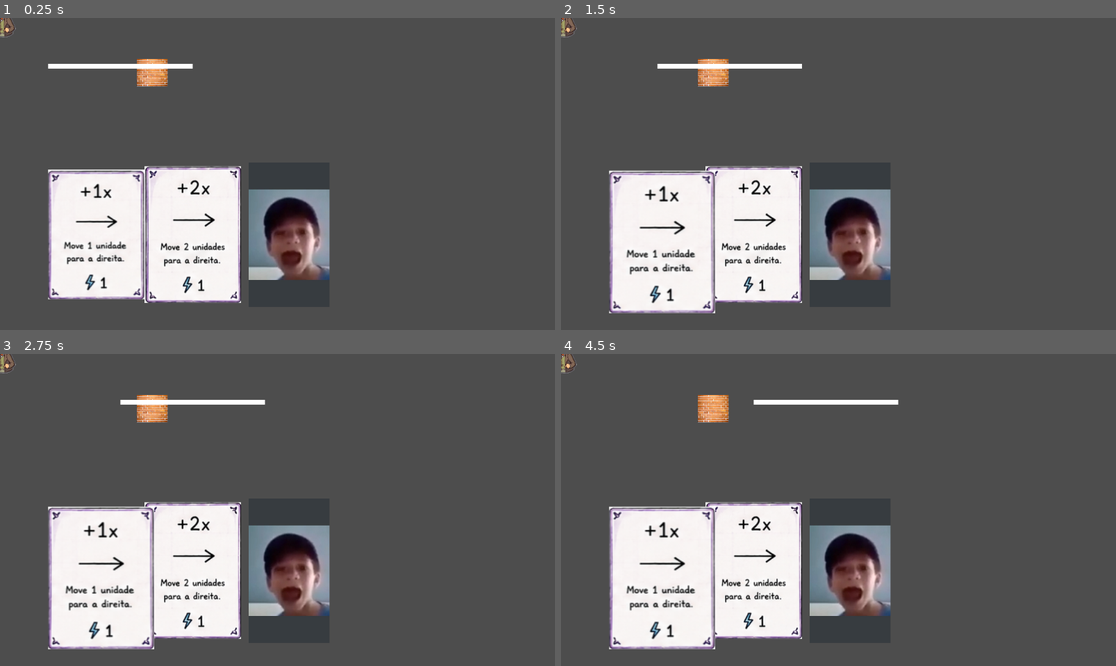
Above: before the commit, frames 1-4 (two rows, left to right).
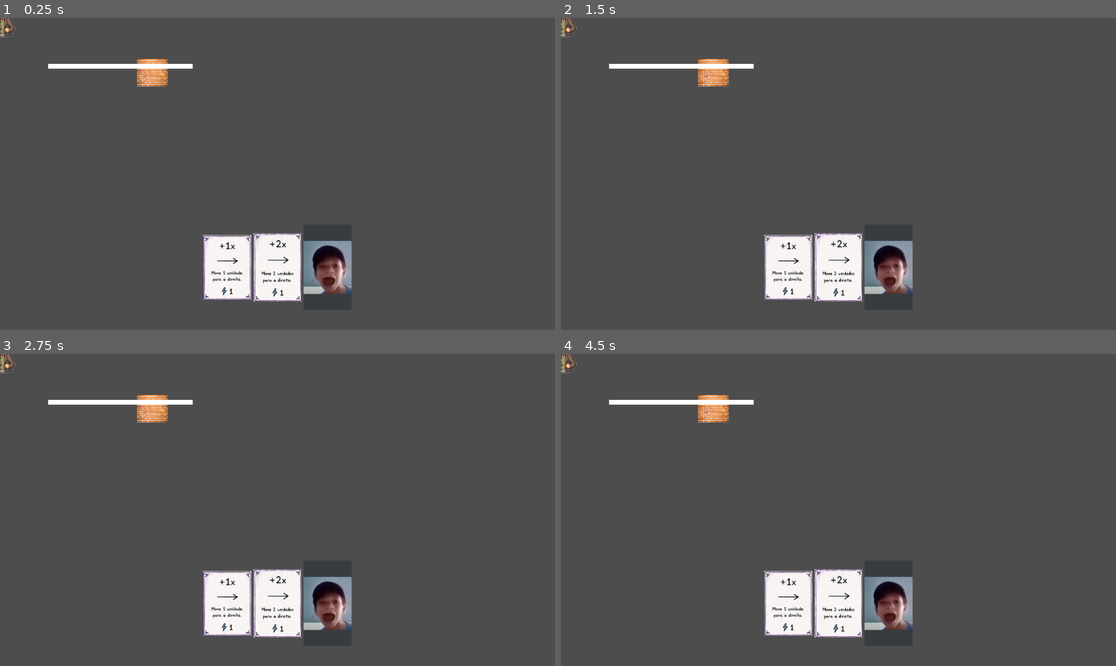
Above: after the commit, the same moments.

Repository: catolica-faculdade/incognita-deck
Game: Godot game, scene res://main/main.tscn
Two runs of this game, one before a commit and one after it. Both use one fixed random seed, a clock stepped at 60 frames per second and the inputs below. Before the commit the project starts from res://main/main.level.tscn.
Inputs (mouse positions are in pixels of both pictures, inside the frame that each line leads up to):
- Up to frame 1 (0.25 s): no input
- Up to frame 2 (1.5 s): click (655, 233) at 0.52 s; click (660, 242) at 1.27 s
- Up to frame 3 (2.75 s): click (99, 578) at 2.02 s
- Up to frame 4 (4.5 s): tap Enter at 2.75, 4.25 s; tap Space at 3.5 s

The runs differ from the first frame. In frame 1, 20% of the frame differs, in the area x 8-64%, y 47-92%; in frame 2, 21%; in frame 3, 21%; in frame 4, 21%, in the area x 8-64%, y 14-95%.

Commit message:
feat: add modules to separate UI (hud) from world

Diff:
--- a/card/card.gd
+++ b/card/card.gd
@@ -10,27 +10,26 @@
 var default_texture = preload("res://assets/placeholder.jpg")
 
 var tween: Tween
+var world
+
+signal pressed(value, axis)
 
 func setup(data):
 	card_data = data
-	custom_minimum_size = Vector2(200, 300)
-	size = Vector2(200, 300)
-
-	print(card_data)
+	custom_minimum_size = Vector2(100, 200)
+	size = Vector2(100, 200)
 
 	if card_data.has("texture"):
-		texture_rect.texture = card_data["texture"]
+		texture_rect.texture = card_data.texture
 	else:
 		texture_rect.texture = default_texture
 
 	button.pressed.connect(_on_pressed)
 
 func _on_pressed():
-
-	get_parent().apply_card(
-		card_data["value"],
-		card_data["axis"]
-	)
+	var value = card_data["value"]
+	var axis = card_data["axis"]
+	pressed.emit(value, axis)
 
 func _on_hover():
 	z_index = 10
--- a/card/card.tscn
+++ b/card/card.tscn
@@ -2,7 +2,7 @@
 
 [ext_resource type="Script" uid="uid://0khpxl8yje0r" path="res://card/card.gd" id="1_fjcud"]
 
-[node name="Control" type="Control" unique_id=603163865]
+[node name="Card" type="Control" unique_id=603163865]
 layout_mode = 3
 anchors_preset = 0
 script = ExtResource("1_fjcud")
@@ -22,9 +22,14 @@
 anchors_preset = 15
 anchor_right = 1.0
 anchor_bottom = 1.0
+offset_left = -4.0
+offset_top = -4.0
+offset_right = 4.0
+offset_bottom = 4.0
 grow_horizontal = 2
 grow_vertical = 2
 flat = true
 
+[connection signal="pressed" from="." to="." method="_on_pressed"]
 [connection signal="mouse_entered" from="Button" to="." method="_on_hover"]
 [connection signal="mouse_exited" from="Button" to="." method="_on_exit"]
--- /dev/null
+++ b/interface/interface.gd
@@ -0,0 +1,27 @@
+extends CanvasLayer
+
+@onready var card_container = $MarginContainer/Control/HBoxContainer
+
+const CARDS = preload("res://card/card_database.gd").CARDS
+const card_scene = preload("res://card/card.tscn")
+var world
+
+func _ready() -> void:
+	create_card(CARDS[0])
+	create_card(CARDS[1])
+	create_card(CARDS[2])
+
+# func _process(delta: float) -> void:
+#	pass
+
+func create_card(data):
+	var card = card_scene.instantiate()
+	card_container.add_child(card)
+	card.pressed.connect(_on_card_pressed)
+	card.setup(data)
+
+func set_world(w):
+	world = w
+
+func _on_card_pressed(value, axis):
+	world.apply_card(value, axis)
--- /dev/null
+++ b/interface/interface.tscn
@@ -0,0 +1,29 @@
+[gd_scene format=3 uid="uid://bekie8wc02qgb"]
+
+[ext_resource type="Script" uid="uid://kn15ldbmc68h" path="res://interface/interface.gd" id="1_6nxxo"]
+
+[node name="CanvasLayer" type="CanvasLayer" unique_id=1260764440]
+script = ExtResource("1_6nxxo")
+
+[node name="MarginContainer" type="MarginContainer" parent="." unique_id=614692575]
+anchors_preset = 15
+anchor_right = 1.0
+anchor_bottom = 1.0
+grow_horizontal = 2
+grow_vertical = 2
+theme_override_constants/margin_bottom = 30
+
+[node name="Control" type="Control" parent="MarginContainer" unique_id=1238509143]
+layout_mode = 2
+size_flags_horizontal = 4
+size_flags_vertical = 8
+
+[node name="HBoxContainer" type="HBoxContainer" parent="MarginContainer/Control" unique_id=580964472]
+layout_mode = 1
+anchors_preset = 7
+anchor_left = 0.5
+anchor_top = 1.0
+anchor_right = 0.5
+anchor_bottom = 1.0
+grow_horizontal = 2
+grow_vertical = 0
--- /dev/null
+++ b/main/main.gd
@@ -0,0 +1,10 @@
+extends Node
+
+func _ready():
+	var world = preload("res://world/world.tscn").instantiate()
+	add_child(world)
+
+	var ui = preload("res://interface/interface.tscn").instantiate()
+	add_child(ui)
+
+	ui.set_world(world)
--- /dev/null
+++ b/main/main.tscn
@@ -0,0 +1,6 @@
+[gd_scene format=3 uid="uid://dsfahu6pi11su"]
+
+[ext_resource type="Script" uid="uid://cahptxeslsc6v" path="res://main/main.gd" id="1_53q0u"]
+
+[node name="main" type="Node" unique_id=1804686851]
+script = ExtResource("1_53q0u")
--- a/player.gd
+++ b/player.gd
@@ -1,4 +1,5 @@
 extends CharacterBody2D
 
 func _ready() -> void:
+	print(global_position)
 	pass
--- a/project.godot
+++ b/project.godot
@@ -11,7 +11,7 @@
 [application]
 
 config/name="incognita-deck"
-run/main_scene="uid://cqysw44j2pc5h"
+run/main_scene="uid://dsfahu6pi11su"
 config/features=PackedStringArray("4.6", "Forward Plus")
 config/icon="res://icon.svg"
 
--- a/main/main.level.gd
+++ b/world/world.gd
@@ -1,22 +1,12 @@
 extends Node2D
-
-@onready var trajectory = $Trajectory
 
 const CARDS = preload("res://card/card_database.gd").CARDS
 const card_scene = preload("res://card/card.tscn")
 
+@onready var trajectory = $Trajectory
+
 func _ready():
-
-	create_card(CARDS[0], Vector2(100, 300))
-	create_card(CARDS[1], Vector2(300, 300))
-	create_card(CARDS[2], Vector2(500, 300))
-
-func create_card(data, pos):
-
-	var card = card_scene.instantiate()
-	add_child(card)
-	card.setup(data)
-	card.position = pos
+	pass
 
 
 func _on_button_pressed():
--- a/main/main.level.tscn
+++ b/world/world.tscn
@@ -1,10 +1,10 @@
 [gd_scene format=3 uid="uid://cqysw44j2pc5h"]
 
-[ext_resource type="Script" uid="uid://chg5p28dchyw0" path="res://main/main.level.gd" id="1_i6sog"]
-[ext_resource type="Script" uid="uid://djhv3uogaonss" path="res://player.gd" id="2_a6dor"]
-[ext_resource type="Texture2D" uid="uid://b0vwqgpqp2w7w" path="res://assets/einstein.png" id="3_eqmjq"]
-[ext_resource type="Texture2D" uid="uid://bffnwj8jbm7hm" path="res://assets/wall.jpg" id="4_5g6un"]
-[ext_resource type="Script" uid="uid://dx27duyy8jgd" path="res://trajectory.gd" id="5_jyn77"]
+[ext_resource type="Script" uid="uid://chg5p28dchyw0" path="res://world/world.gd" id="1_mmdvd"]
+[ext_resource type="Script" uid="uid://djhv3uogaonss" path="res://player.gd" id="2_fn3g3"]
+[ext_resource type="Texture2D" uid="uid://b0vwqgpqp2w7w" path="res://assets/einstein.png" id="3_sc4t8"]
+[ext_resource type="Texture2D" uid="uid://bffnwj8jbm7hm" path="res://assets/wall.jpg" id="4_ai45w"]
+[ext_resource type="Script" uid="uid://dx27duyy8jgd" path="res://trajectory.gd" id="5_4papg"]
 
 [sub_resource type="RectangleShape2D" id="RectangleShape2D_2ba6h"]
 size = Vector2(57, 82)
@@ -13,15 +13,15 @@
 size = Vector2(64, 58)
 
 [node name="Node2D" type="Node2D" unique_id=146818457]
-script = ExtResource("1_i6sog")
+script = ExtResource("1_mmdvd")
 
 [node name="Player" type="CharacterBody2D" parent="." unique_id=748844058]
-script = ExtResource("2_a6dor")
+script = ExtResource("2_fn3g3")
 
 [node name="Sprite2D" type="Sprite2D" parent="Player" unique_id=379766451]
 position = Vector2(0.9999695, -4.0000153)
 scale = Vector2(0.26944444, 0.2611111)
-texture = ExtResource("3_eqmjq")
+texture = ExtResource("3_sc4t8")
 
 [node name="CollisionShape2D" type="CollisionShape2D" parent="Player" unique_id=1501303019]
 position = Vector2(1, -2)
Not shown, added: interface/interface.gd.uid
Not shown, added: main/main.gd.uid
Renamed: main/main.level.gd.uid -> world/world.gd.uid
Not shown: 1 places in world/world.tscn that only renumber resources
